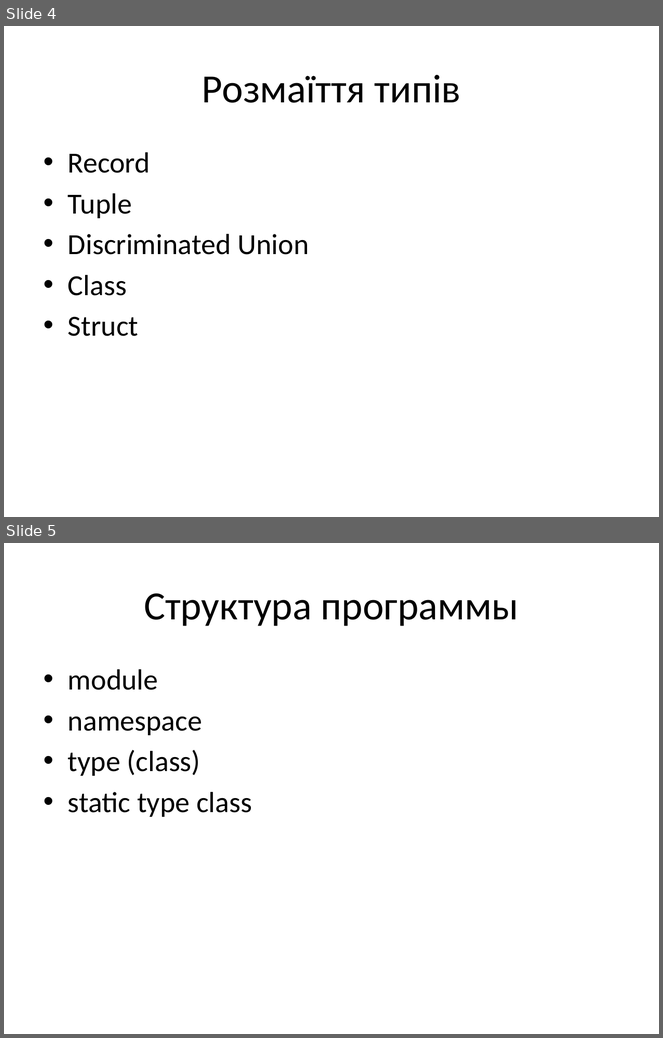
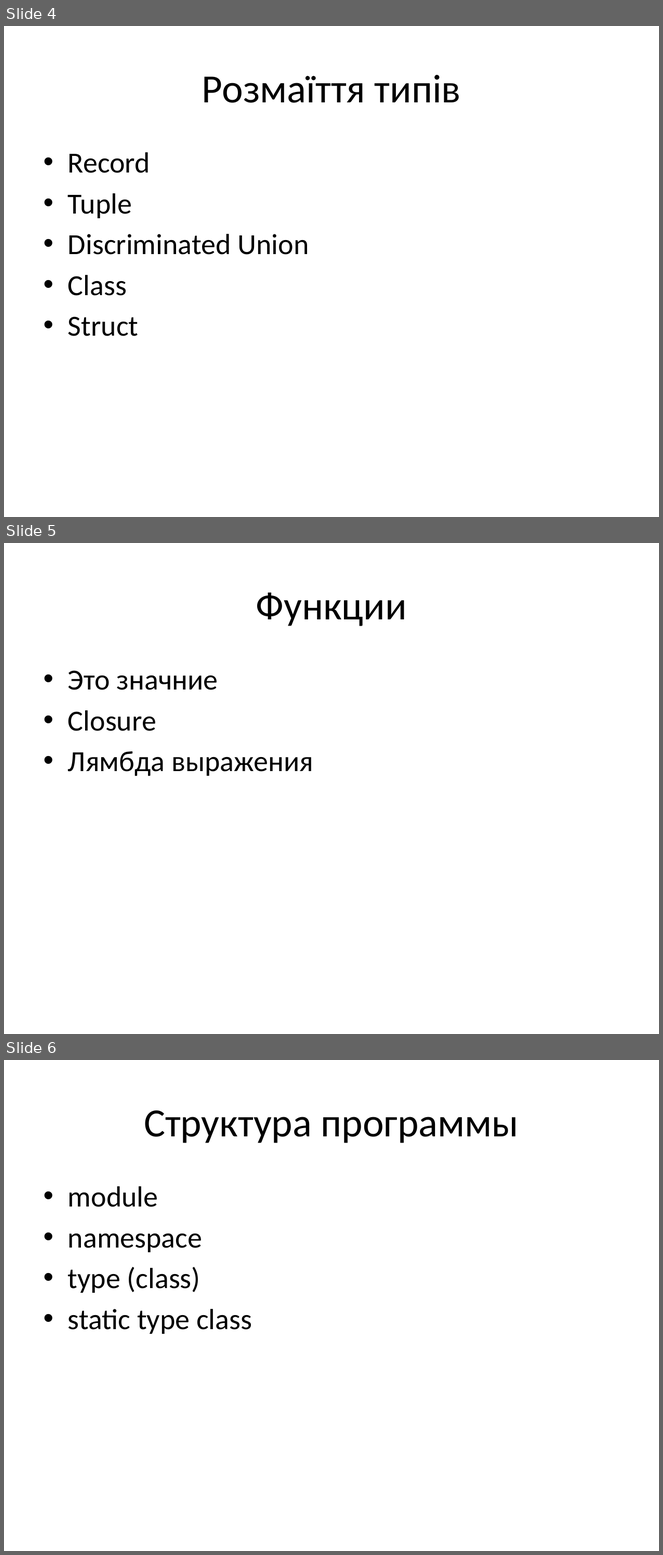
Before and after one commit to chaliy/my_talks, a slide deck: NormalFSharp/NormalFSharp.pptx. Shown one above the other, each under a label of ours: slides 4 and 5 before the commit, slides 4, 5 and 6 after it. The pictures are 663x1038 and 663x1555 pixels, drawn with LibreOffice and Linux fonts; fonts in the diff are those of the drawing. Boxes give left, top, right and bottom in pixels: in the first picture for what was removed or moved away, otherwise in the second. Text is boxed around its words. In the diff, an @@ line names an element or a change of style, - is before the commit and + after.

```diff
--- a/NormalFSharp/NormalFSharp.pptx
+++ b/NormalFSharp/NormalFSharp.pptx
@@ slide 5 added at (x1=4, y1=543, x2=659, y2=1034), background #FFFFFF @@
@@ title added at (x1=256, y1=592, x2=407, y2=626), 44 pt, text #000000 @@
+Функции
@@ text added at (x1=68, y1=670, x2=313, y2=776), 32 pt, text #000000 @@
+• Это значние
+• Closure
+• Лямбда выражения
@@ what was slide 5 is now slide 6 @@
```
Also in this commit, not shown: 1 slide changed, 1 other slide added.
